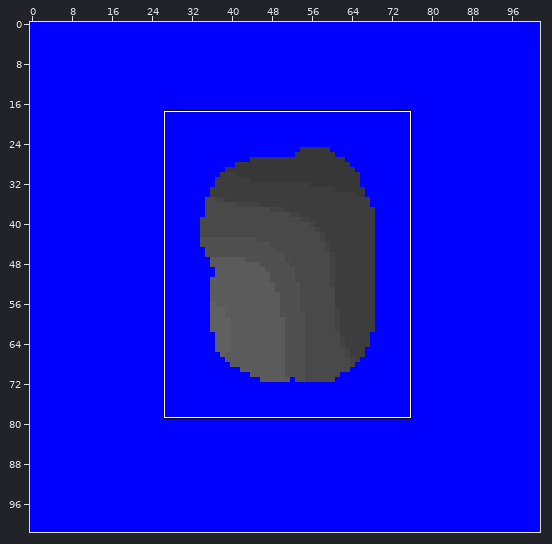
Animated GIF sprite: code/outputs/tmp_animations/anim_Puma.gif. Above: a wide view before the commit, with the close-up outlined.
Close-up. First the earlier version:
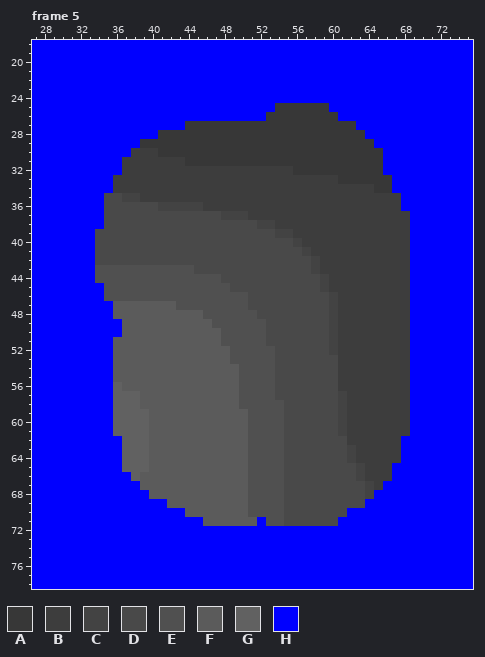
The file is 102x102 pixels, 25 frames. Colours within 5 levels of each other are drawn and written as one. Shown: frame 5: x 27..75, y 18..78. The commit also changed other frames or places, which this record leaves out.
Palette (. is transparent): A #373737  B #3d3d3d  C #434343  D #494949  E #505050  F #5b5b5b  G #616161  H #0000ff
Pixels before, frame 5 (only the part around the change), first column x 27:
21 HHHHHHHHHHHHHHHHHHHHHHHHHHHHHHHHHHHHHHHHHHHHHHHHH
22 HHHHHHHHHHHHHHHHHHHHHHHHHHHHHHHHHHHHHHHHHHHHHHHHH
23 HHHHHHHHHHHHHHHHHHHHHHHHHHHHHHHHHHHHHHHHHHHHHHHHH
24 HHHHHHHHHHHHHHHHHHHHHHHHHHHHHHHHHHHHHHHHHHHHHHHHH
25 HHHHHHHHHHHHHHHHHHHHHHHHHHHAAAAAAHHHHHHHHHHHHHHHH
26 HHHHHHHHHHHHHHHHHHHHHHHHHHAAAAAAAAHHHHHHHHHHHHHHH
27 HHHHHHHHHHHHHHHHHAAAAAAAAAAAAAAAAAAAHHHHHHHHHHHHH
28 HHHHHHHHHHHHHHAAAAAAAAAAAAAAAAAAAAAAAHHHHHHHHHHHH
29 HHHHHHHHHHHHAAAAAAAAAAAAAAAAAAAAAAAAAAHHHHHHHHHHH
30 HHHHHHHHHHHBBBAAAAAAAAAAAAAAAAAAAAAAAAAHHHHHHHHHH
31 HHHHHHHHHHBBBBBBBAAAAAAAAAAAAAAAAAAAAAAHHHHHHHHHH
32 HHHHHHHHHHBBBBBBBBBBBBBBBBBBBAAAAAAAAAAHHHHHHHHHH
33 HHHHHHHHHBBBBBBBBBBBBBBBBBBBBBBBBBAAAAAAHHHHHHHHH
34 HHHHHHHHHBBBBBBBBBBBBBBBBBBBBBBBBBBBBBAAHHHHHHHHH
35 HHHHHHHHDDCCBBBBBBBBBBBBBBBBBBBBBBBBBBBBBHHHHHHHH
36 HHHHHHHHDDDDDDCCCCCBBBBBBBBBBBBBBBBBBBBBBHHHHHHHH
37 HHHHHHHHDDDDDDDDDDDDDCCCBBBBBBBBBBBBBBBBBBHHHHHHH
38 HHHHHHHHDDDDDDDDDDDDDDDDDCCBBBBBBBBBBBBBBBHHHHHHH
39 HHHHHHHDDDDDDDDDDDDDDDDDDDDCCBBBBBBBBBBBBBHHHHHHH
40 HHHHHHHDDDDDDDDDDDDDDDDDDDDDDCBBBBBBBBBBBBHHHHHHH
41 HHHHHHHDDDDDDDDDDDDDDDDDDDDDDDCBBBBBBBBBBBHHHHHHH
42 HHHHHHHDDDDDDDDDDDDDDDDDDDDDDDDCBBBBBBBBBBHHHHHHH
43 HHHHHHHEEEEEEEEEEEDDDDDDDDDDDDDCBBBBBBBBBBHHHHHHH
44 HHHHHHHEEEEEEEEEEEEEEDDDDDDDDDDDCBBBBBBBBBHHHHHHH
45 HHHHHHHHEEEEEEEEEEEEEEDDDDDDDDDDCBBBBBBBBBHHHHHHH
46 HHHHHHHHEEEEEEEEEEEEEEEEDDDDDDDDDCBBBBBBBBHHHHHHH
47 HHHHHHHHHFFFFFFFEEEEEEEEDDDDDDDDDCBBBBBBBBHHHHHHH
48 HHHHHHHHHFFFFFFFFFFEEEEEEDDDDDDDDCBBBBBBBBHHHHHHH
49 HHHHHHHHHHFFFFFFFFFFEEEEEEDDDDDDDCBBBBBBBBHHHHHHH
50 HHHHHHHHHHFFFFFFFFFFFEEEEEDDDDDDDCBBBBBBBBHHHHHHH
51 HHHHHHHHHFFFFFFFFFFFFEEEEEDDDDDDDCBBBBBBBBHHHHHHH
52 HHHHHHHHHFFFFFFFFFFFFFEEEEEDDDDDDCBBBBBBBBHHHHHHH
53 HHHHHHHHHFFFFFFFFFFFFFEEEEEDDDDDDDBBBBBBBBHHHHHHH
54 HHHHHHHHHFFFFFFFFFFFFFFEEEEDDDDDDDBBBBBBBBHHHHHHH
55 HHHHHHHHHFFFFFFFFFFFFFFEEEEDDDDDDDBBBBBBBBHHHHHHH
56 HHHHHHHHHGFFFFFFFFFFFFFEEEEDDDDDDDBBBBBBBBHHHHHHH
57 HHHHHHHHHGGGFFFFFFFFFFFEEEEDDDDDDDCBBBBBBBHHHHHHH
58 HHHHHHHHHGGGFFFFFFFFFFFEEEEEDDDDDDCBBBBBBBHHHHHHH
59 HHHHHHHHHGGGGFFFFFFFFFFFEEEEDDDDDDCBBBBBBBHHHHHHH
60 HHHHHHHHHGGGGFFFFFFFFFFFEEEEDDDDDDCBBBBBBBHHHHHHH
61 HHHHHHHHHGGGGFFFFFFFFFFFEEEEDDDDDDCBBBBBBBHHHHHHH
62 HHHHHHHHHHGGGFFFFFFFFFFFEEEEDDDDDDDBBBBBBHHHHHHHH
63 HHHHHHHHHHGGGFFFFFFFFFFFEEEEDDDDDDDCBBBBBHHHHHHHH
64 HHHHHHHHHHGGGFFFFFFFFFFFEEEEDDDDDDDCBBBBBHHHHHHHH
65 HHHHHHHHHHGGGFFFFFFFFFFFEEEEDDDDDDDDCBBBHHHHHHHHH
66 HHHHHHHHHHHGFFFFFFFFFFFFEEEEDDDDDDDDCBBBHHHHHHHHH
67 HHHHHHHHHHHHFFFFFFFFFFFFEEEEDDDDDDDDDCBHHHHHHHHHH
68 HHHHHHHHHHHHHFFFFFFFFFFFEEEEDDDDDDDDDCHHHHHHHHHHH
69 HHHHHHHHHHHHHHHFFFFFFFFFEEEEDDDDDDDDDHHHHHHHHHHHH
70 HHHHHHHHHHHHHHHHHFFFFFFFEEEEDDDDDDDHHHHHHHHHHHHHH
71 HHHHHHHHHHHHHHHHHHHFFFFFFHEEDDDDDDHHHHHHHHHHHHHHH
72 HHHHHHHHHHHHHHHHHHHHHHHHHHHHHHHHHHHHHHHHHHHHHHHHH
73 HHHHHHHHHHHHHHHHHHHHHHHHHHHHHHHHHHHHHHHHHHHHHHHHH
74 HHHHHHHHHHHHHHHHHHHHHHHHHHHHHHHHHHHHHHHHHHHHHHHHH
75 HHHHHHHHHHHHHHHHHHHHHHHHHHHHHHHHHHHHHHHHHHHHHHHHH
76 HHHHHHHHHHHHHHHHHHHHHHHHHHHHHHHHHHHHHHHHHHHHHHHHH
77 HHHHHHHHHHHHHHHHHHHHHHHHHHHHHHHHHHHHHHHHHHHHHHHHH
After the commit:
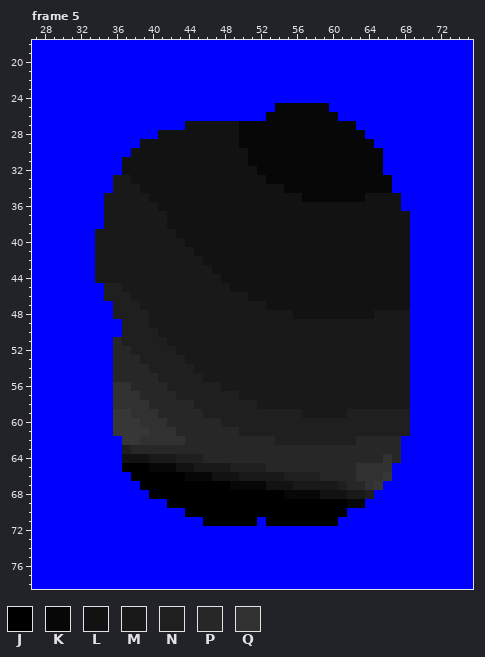
Colours new in this view: J #000000  K #070707  L #121212  M #191919  N #1f1f1f  P #272727  Q #313131
Change:
Changed rows in their new state; - is an unchanged pixel.
Frame 5:
first column x 34:
25 --------------------KKKKKK---------
26 -------------------KKKKKKKK--------
27 ----------LLLLLLKKKKKKKKKKKKK------
28 -------LLLLLLLLLKKKKKKKKKKKKKK-----
29 -----LLLLLLLLLLLKKKKKKKKKKKKKKK----
30 ----LLLLLLLLLLLLLKKKKKKKKKKKKKKK---
31 ---LLLLLLLLLLLLLLKKKKKKKKKKKKKKK---
32 ---LLLLLLLLLLLLLLLKKKKKKKKKKKKKK---
33 --MMLLLLLLLLLLLLLLLKKKKKKKKKKKKKK--
34 --MMMLLLLLLLLLLLLLLLLKKKKKKKKKKKK--
35 -MMMMMLLLLLLLLLLLLLLLLLKKKKKKKLLLL-
36 -MMMMMMLLLLLLLLLLLLLLLLLLLLLLLLLLL-
37 -MMMMMMMLLLLLLLLLLLLLLLLLLLLLLLLLLL
38 -MMMMMMMLLLLLLLLLLLLLLLLLLLLLLLLLLL
39 MMMMMMMMMLLLLLLLLLLLLLLLLLLLLLLLLLL
40 MMMMMMMMMMLLLLLLLLLLLLLLLLLLLLLLLLL
41 MMMMMMMMMMMLLLLLLLLLLLLLLLLLLLLLLLL
42 MMMMMMMMMMMMLLLLLLLLLLLLLLLLLLLLLLL
43 MMMMMMMMMMMMMLLLLLLLLLLLLLLLLLLLLLL
44 MMMMMMMMMMMMMMLLLLLLLLLLLLLLLLLLLLL
45 -NNMMMMMMMMMMMMLLLLLLLLLLLLLLLLLLLL
46 -NNNMMMMMMMMMMMMMLLLLLLLLLLLLLLLLLL
47 --NNNMMMMMMMMMMMMMMLLLLLLLLLLLLLLLL
48 --NNNNMMMMMMMMMMMMMMMMLLLLLLLLLMMMM
49 ---NNNMMMMMMMMMMMMMMMMMMMMMMMMMMMMM
50 ---NNNNMMMMMMMMMMMMMMMMMMMMMMMMMMMM
51 --PNNNNNMMMMMMMMMMMMMMMMMMMMMMMMMMM
52 --PPNNNNNMMMMMMMMMMMMMMMMMMMMMMMMMM
53 --PPPNNNNNMMMMMMMMMMMMMMMMMMMMMMMMM
54 --PPPPNNNNNMMMMMMMMMMMMMMMMMMMMMMMM
55 --PPPPPNNNNNMMMMMMMMMMMMMMMMMMMMMMM
56 --QQPPPPNNNNNNMMMMMMMMMMMMMMMMMMMMM
57 --QQQPPPPNNNNNNNMMMMMMMMMMMMMMMMMMM
58 --QQQQPPPPPNNNNNNNMMMMMMMMMMMMMMMMM
59 --AAQQQPPPPPNNNNNNNNNNNMMMMMNNNNNNN
60 --AAAQQQPPPPPPNNNNNNNNNNNNNNNNNNNNN
61 --AAAAQQQPPPPPPPNNNNNNNNNNNNNNNNNNN
62 ---AAQQQQQPPPPPPPPPPNNNNNNNNNPPPPP-
63 ---NPPPPPPPPPPPPPPPPPPPPPPPPPPPPPP-
64 ---LLLMMMNNNPPPPPPPPPPPPPPPPPPPPQP-
65 ---JJJKKKLLMMMMNNNNPPPPPPPPPPQQQQ--
66 ----JJJJJJKKKLLLMMMMMNNNNPPPPQQQA--
67 -----JJJJJJJJJJKKKKLLLMMMMMNPPQA---
68 ------JJJJJJJJJJJJJJJKKKKLLLMMN----
69 --------JJJJJJJJJJJJJJJJJJJJKK-----
70 ----------JJJJJJJJJJJJJJJJJJ-------
71 ------------JJJJJJ-JJJJJJJJ--------
